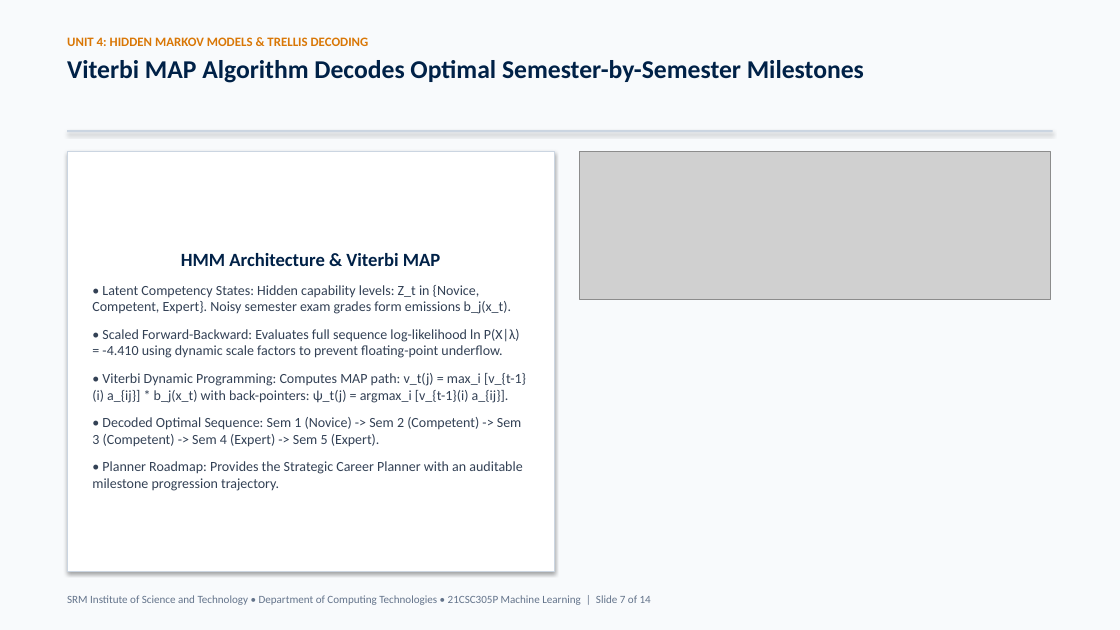
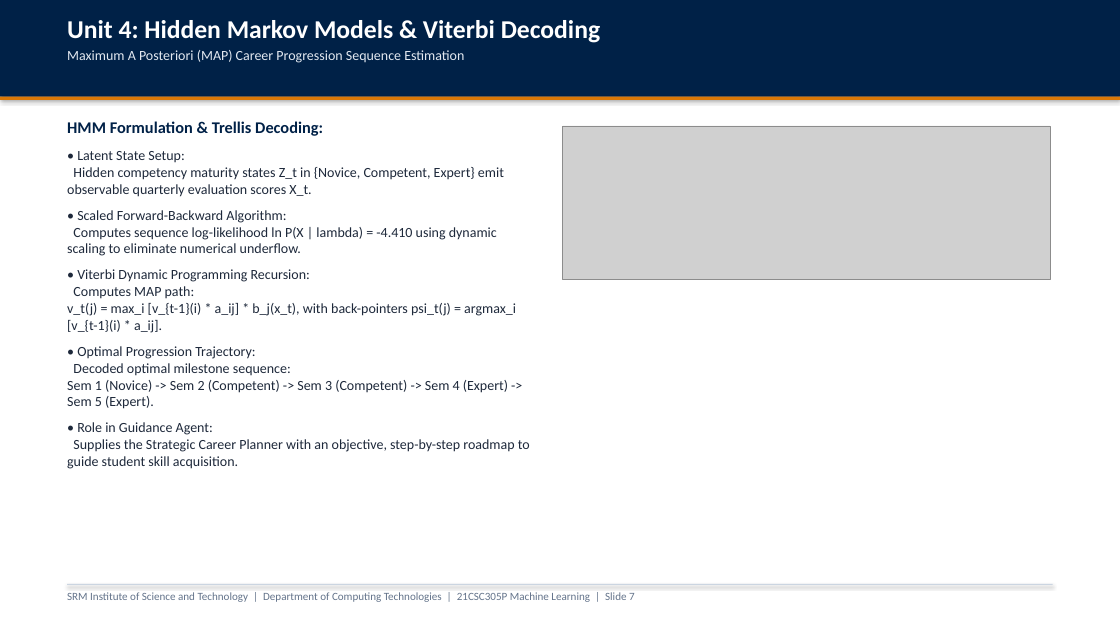
Before and after one commit to parth2024-tech/SRM-21CSC305P-Machine-Learning-Career-Guidance-Debate-Agent, a slide deck: slide 7 of presentation_unit3_unit4_unit5.pptx. Drawn at 1120x630 pixels with LibreOffice and Linux fonts; fonts in the diff are those of the drawing; grey boxes stand for pictures. Boxes give left, top, right and bottom in pixels: in the first picture for what was removed or moved away, otherwise in the second. Text is boxed around its words. In the diff, an @@ line names an element or a change of style, - is before the commit and + after.

```diff
--- a/presentation_unit3_unit4_unit5.pptx
+++ b/presentation_unit3_unit4_unit5.pptx
@@ rectangle at (0, 0, 1120, 630): fill #F8FAFC to #FFFFFF @@
@@ rectangle added at (0, 0, 1120, 97), fill #002147 @@
@@ text at (67, 20, 600, 63): text changed; size 22 to 12 pt; text colour #002147 to #E2E8F0; bold off @@
-UNIT 4: HIDDEN MARKOV MODELS & TRELLIS DECODING
-Viterbi MAP Algorithm Decodes Optimal Semester-by-Semester Milestones
+Unit 4: Hidden Markov Models & Viterbi Decoding
+Maximum A Posteriori (MAP) Career Progression Sequence Estimation
@@ rectangle: place and size @@
-rectangle at (67, 130, 1053, 133)
+rectangle at (0, 97, 1120, 100)
@@ rectangle at (0, 97, 1120, 100): fill #CBD5E1 to #D97706 @@
@@ text "HMM Formulation & Trellis Decoding:": place and size @@
-text "HMM Formulation & Trellis Decoding:" at (67, 151, 555, 571)
+text "HMM Formulation & Trellis Decoding:" at (67, 121, 530, 469)
@@ text "HMM Formulation & Trellis Decoding:" at (67, 121, 530, 469): vertical alignment middle to top; fill #FFFFFF to none; outline #CBD5E1 0.75 pt to none; shadow off @@
@@ text at (67, 121, 530, 469): text changed; text colour #334155 to #1E293B @@
-HMM Architecture & Viterbi MAP
-• Latent Competency States: Hidden capability levels: Z_t in {Novice, Competent, Expert}. Noisy semester exam grades form emissions b_j(x_t).
-• Scaled Forward-Backward: Evaluates full sequence log-likelihood ln P(X|λ) = -4.410 using dynamic scale factors to prevent floating-point underflow.
-• Viterbi Dynamic Programming: Computes MAP path: v_t(j) = max_i [v_{t-1}(i) a_{ij}] * b_j(x_t) with back-pointers: ψ_t(j) = argmax_i [v_{t-1}(i) a_{ij}].
-• Decoded Optimal Sequence: Sem 1 (Novice) -> Sem 2 (Competent) -> Sem 3 (Competent) -> Sem 4 (Expert) -> Sem 5 (Expert).
-• Planner Roadmap: Provides the Strategic Career Planner with an auditable milestone progression trajectory.
+HMM Formulation & Trellis Decoding:
+• Latent State Setup:
+Hidden competency maturity states Z_t in {Novice, Competent, Expert} emit observable quarterly evaluation scores X_t.
+• Scaled Forward-Backward Algorithm:
+Computes sequence log-likelihood ln P(X | lambda) = -4.410 using dynamic scaling to eliminate numerical underflow.
+• Viterbi Dynamic Programming Recursion:
+Computes MAP path:
+v_t(j) = max_i [v_{t-1}(i) * a_ij] * b_j(x_t), with back-pointers psi_t(j) = argmax_i [v_{t-1}(i) * a_ij].
+• Optimal Progression Trajectory:
+Decoded optimal milestone sequence:
+Sem 1 (Novice) -> Sem 2 (Competent) -> Sem 3 (Competent) -> Sem 4 (Expert) -> Sem 5 (Expert).
+• Role in Guidance Agent:
+Supplies the Strategic Career Planner with an objective, step-by-step roadmap to guide student skill acquisition.
@@ picture: place and size @@
-picture at (580, 151, 1050, 299)
+picture at (563, 126, 1050, 279)
@@ text at (67, 592, 635, 602): text changed @@
-SRM Institute of Science and Technology • Department of Computing Technologies • 21CSC305P Machine Learning | Slide 7 of 14
+SRM Institute of Science and Technology | Department of Computing Technologies | 21CSC305P Machine Learning | Slide 7
@@ rectangle added at (67, 584, 1053, 585), fill #CBD5E1 @@
```
Also in this commit, not shown: 13 other slides changed, 2 other files.
